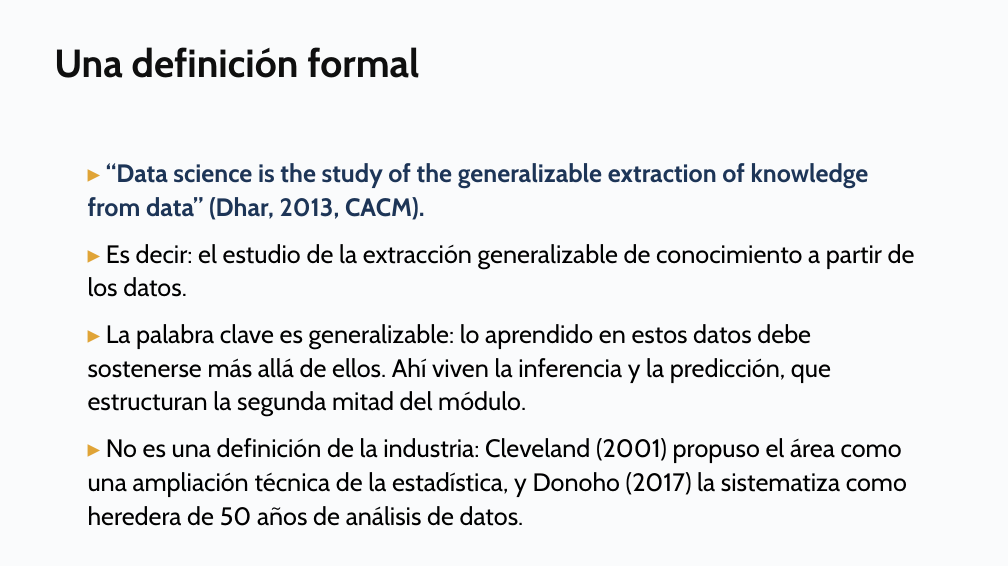
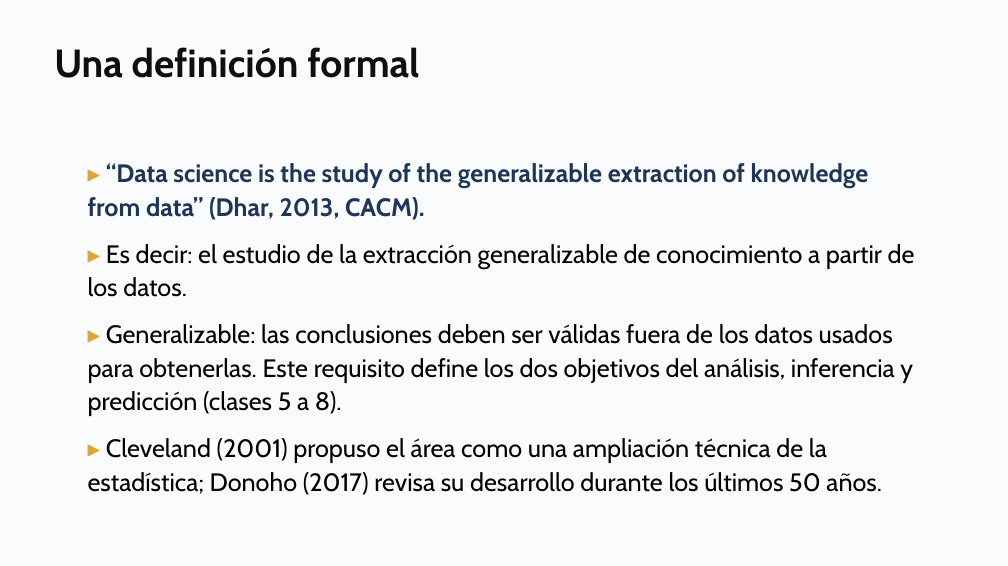
Before and after one commit to daniopitz/diplomado-cdd, a slide deck: slide 5 of presentaciones/clase01_fundamentos_ecosistema.pptx. Drawn at 1008x566 pixels with LibreOffice and Linux fonts; fonts in the diff are those of the drawing. Boxes give left, top, right and bottom in pixels: in the first picture for what was removed or moved away, otherwise in the second. Text is boxed around its words. In the diff, an @@ line names an element or a change of style, - is before the commit and + after.

```diff
--- a/presentaciones/clase01_fundamentos_ecosistema.pptx
+++ b/presentaciones/clase01_fundamentos_ecosistema.pptx
@@ text at [88,324,913,495]: text changed @@
-▸ La palabra clave es generalizable: lo aprendido en estos datos debe sostenerse más allá de ellos. Ahí viven la inferencia y la predicción, que estructuran la segunda mitad del módulo.
-▸ No es una definición de la industria: Cleveland (2001) propuso el área como una ampliación técnica de la estadística, y Donoho (2017) la sistematiza como heredera de 50 años de análisis de datos.
+▸ Generalizable: las conclusiones deben ser válidas fuera de los datos usados para obtenerlas. Este requisito define los dos objetivos del análisis, inferencia y predicción (clases 5 a 8).
+▸ Cleveland (2001) propuso el área como una ampliación técnica de la estadística; Donoho (2017) revisa su desarrollo durante los últimos 50 años.
```
Also in this commit, not shown: 8 other slides changed, 3 slides removed, 5 other files.
